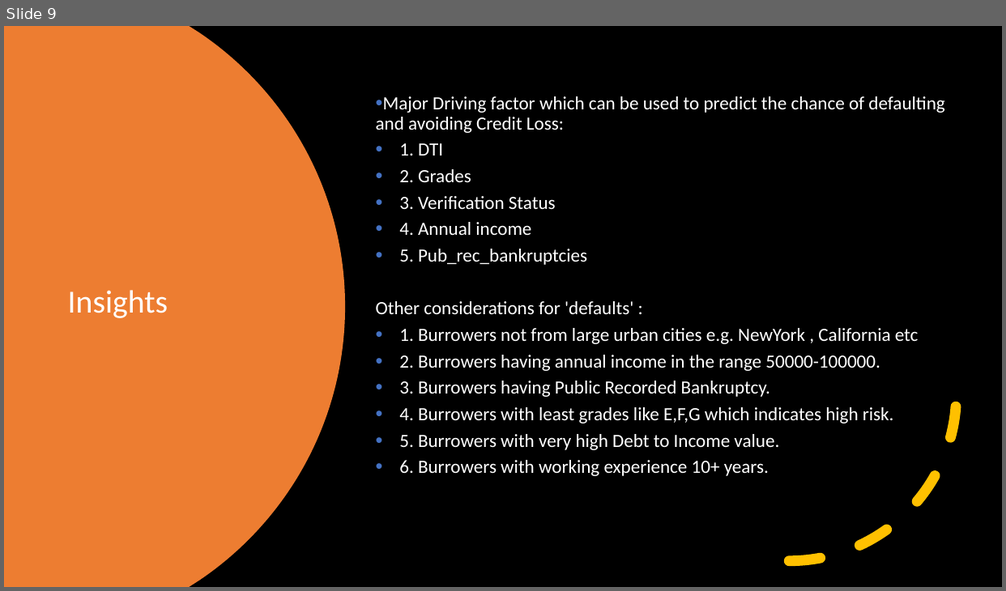
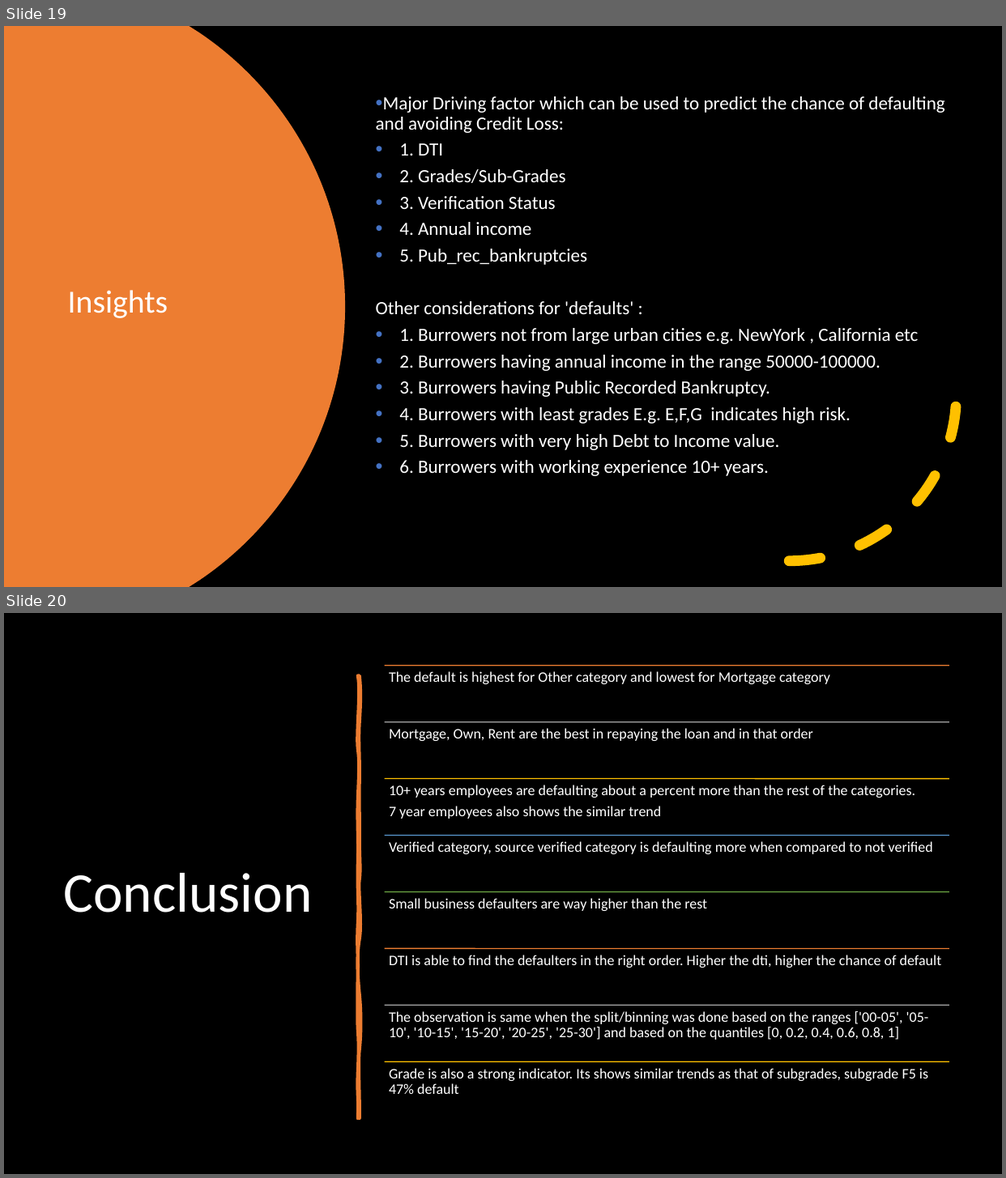
Before and after one commit to bineeshpc/case_study_01, a slide deck: UpGrad Case Study LendingClub.pptx. Shown one above the other, each under a label of ours: slide 9 before the commit, slides 19 and 20 after it. The pictures are 1006x591 and 1006x1178 pixels, drawn with LibreOffice and Linux fonts; fonts in the diff are those of the drawing. Boxes give left, top, right and bottom in pixels: in the first picture for what was removed or moved away, otherwise in the second. Text is boxed around its words. In the diff, an @@ line names an element or a change of style, - is before the commit and + after.

```diff
--- a/UpGrad Case Study LendingClub.pptx
+++ b/UpGrad Case Study LendingClub.pptx
@@ slide 20 added at [4, 613, 1002, 1174], background #000000 @@
@@ freeform shape added at [358, 676, 360, 1119], fill #ED7D31, outline #ED7D31 3.25 pt @@
@@ title added at [63, 873, 312, 913], 54 pt, text #FFFFFF @@
+Conclusion
@@ group added at [385, 666, 949, 1094]: 8 lines, 8 texts @@
+The default is highest for Other category and lowest for Mortgage category
+Mortgage, Own, Rent are the best in repaying the loan and in that order
+10+ years employees are defaulting about a percent more than the rest of the categories.
+7 year employees also shows the similar trend
+Verified category, source verified category is defaulting more when compared to not verified
+Small business defaulters are way higher than the rest
+DTI is able to find the defaulters in the right order. Higher the dti, higher the chance of default
+The observation is same when the split/binning was done based on the ranges ['00-05', '05-10', '10-15', '15-20', '20-25', '25-30'] and based on the quantiles [0, 0.2, 0.4, 0.6, 0.8, 1]
+Grade is also a strong indicator. Its shows similar trends as that of subgrades, subgrade F5 is 47% default
@@ what was slide 9 is now slide 19 @@
@@ slide 19 changed as well @@
@@ text at [399, 169, 565, 183]: text changed @@
-• 2. Grades
+• 2. Grades/Sub-Grades
@@ text at [399, 408, 850, 424]: text changed @@
-• 4. Burrowers with least grades like E,F,G which indicates high risk.
+• 4. Burrowers with least grades E.g. E,F,G indicates high risk.
```
Also in this commit, not shown: 3 other slides changed, 11 other slides added, 1 slide removed.
